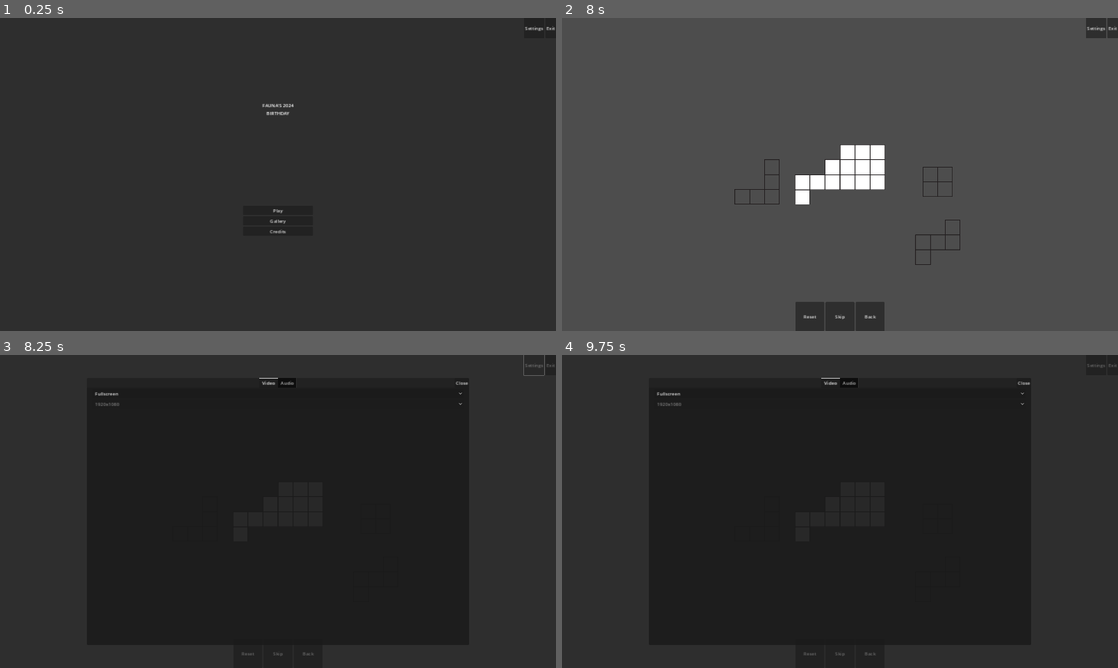
Above: before the commit, frames 1-4 (two rows, left to right).
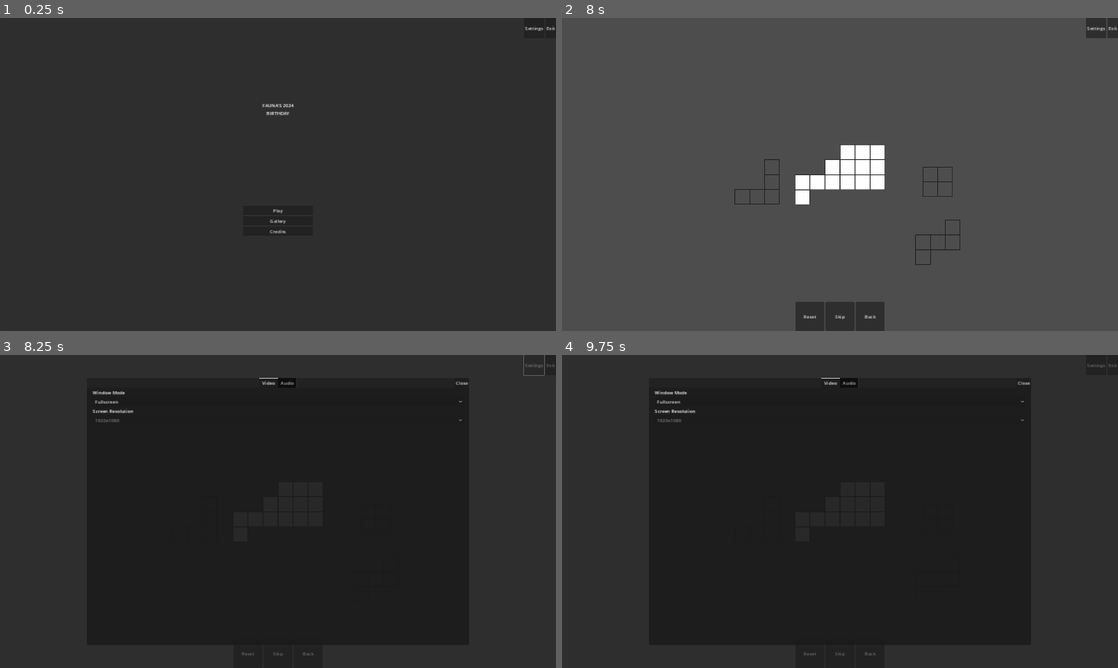
Above: after the commit, the same moments.

Repository: Saplings-Projects/Birthday-2024
Game: Godot game, scene res://MainScenes/main_menu.tscn
Same seed, same stepped clock (60 frames per second), same inputs: the game is played once before the commit and once after it.
Inputs (mouse positions are in pixels of both pictures, inside the frame that each line leads up to):
- Up to frame 1 (0.25 s): no input
- Up to frame 2 (8 s): click "Play" at 0.5 s; click "Campaign Levels" at 1.25 s; click "Placeholder Play Button" at 2 s; click "Skip" at 2.75 s; click "Skip" at 3.5 s; click "Skip" at 4.25 s; click "Back" at 5 s; click "Play" at 5.75 s; click "Campaign Levels" at 6.5 s; click "Placeholder Play Button" at 7.25 s
- Up to frame 3 (8.25 s): click "Settings" at 8 s
- Up to frame 4 (9.75 s): click "Reset" at 8.75 s; move the mouse to (962, 495) at 9.52 s; press the mouse at (962, 495) at 9.53 s

Frames 1-2 are identical in both runs. In frame 3, 0.2% of the frame differs, in the area x 16-84%, y 11-22%; in frame 4, 0.2%.

Commit message:
Added labels to video settings

Diff:
--- a/Birthday-2024-Project/ScenePrefabs/SettingsWindow.tscn
+++ b/Birthday-2024-Project/ScenePrefabs/SettingsWindow.tscn
@@ -50,8 +50,8 @@
 [node name="Video" type="TabBar" parent="MarginContainer/Window/TabContainer" node_paths=PackedStringArray("window_options", "resolution_options")]
 layout_mode = 2
 script = ExtResource("2_y1ii8")
-window_options = NodePath("MarginContainer/Settings Container/WindowOptions")
-resolution_options = NodePath("MarginContainer/Settings Container/ResolutionOptions")
+window_options = NodePath("MarginContainer/Settings Container/WindowContainer/WindowOptions")
+resolution_options = NodePath("MarginContainer/Settings Container/ResolutionContainer/ResolutionOptions")
 
 [node name="MarginContainer" type="MarginContainer" parent="MarginContainer/Window/TabContainer/Video"]
 layout_mode = 1
@@ -68,7 +68,14 @@
 [node name="Settings Container" type="VBoxContainer" parent="MarginContainer/Window/TabContainer/Video/MarginContainer"]
 layout_mode = 2
 
-[node name="WindowOptions" type="OptionButton" parent="MarginContainer/Window/TabContainer/Video/MarginContainer/Settings Container"]
+[node name="WindowContainer" type="VBoxContainer" parent="MarginContainer/Window/TabContainer/Video/MarginContainer/Settings Container"]
+layout_mode = 2
+
+[node name="Label" type="Label" parent="MarginContainer/Window/TabContainer/Video/MarginContainer/Settings Container/WindowContainer"]
+layout_mode = 2
+text = "Window Mode"
+
+[node name="WindowOptions" type="OptionButton" parent="MarginContainer/Window/TabContainer/Video/MarginContainer/Settings Container/WindowContainer"]
 layout_mode = 2
 item_count = 3
 selected = 0
@@ -79,7 +86,14 @@
 popup/item_2/text = "Windowed Borderless"
 popup/item_2/id = 2
 
-[node name="ResolutionOptions" type="OptionButton" parent="MarginContainer/Window/TabContainer/Video/MarginContainer/Settings Container"]
+[node name="ResolutionContainer" type="VBoxContainer" parent="MarginContainer/Window/TabContainer/Video/MarginContainer/Settings Container"]
+layout_mode = 2
+
+[node name="Label" type="Label" parent="MarginContainer/Window/TabContainer/Video/MarginContainer/Settings Container/ResolutionContainer"]
+layout_mode = 2
+text = "Screen Resolution"
+
+[node name="ResolutionOptions" type="OptionButton" parent="MarginContainer/Window/TabContainer/Video/MarginContainer/Settings Container/ResolutionContainer"]
 layout_mode = 2
 
 [node name="Audio" type="TabBar" parent="MarginContainer/Window/TabContainer" node_paths=PackedStringArray("master_slider", "music_slider", "sfx_slider", "fauna_slider", "music_sample_player", "sfx_sample_player", "fauna_sample_player")]
